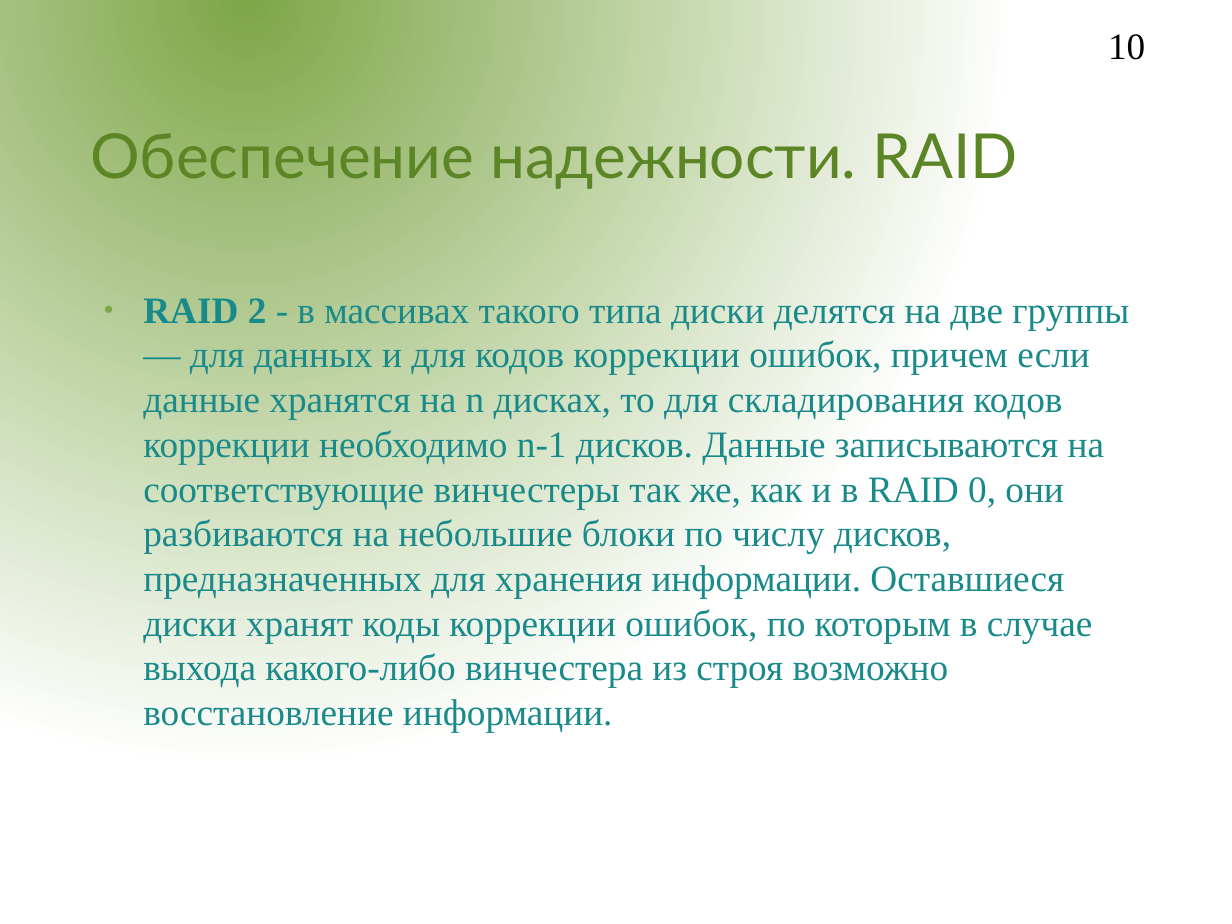
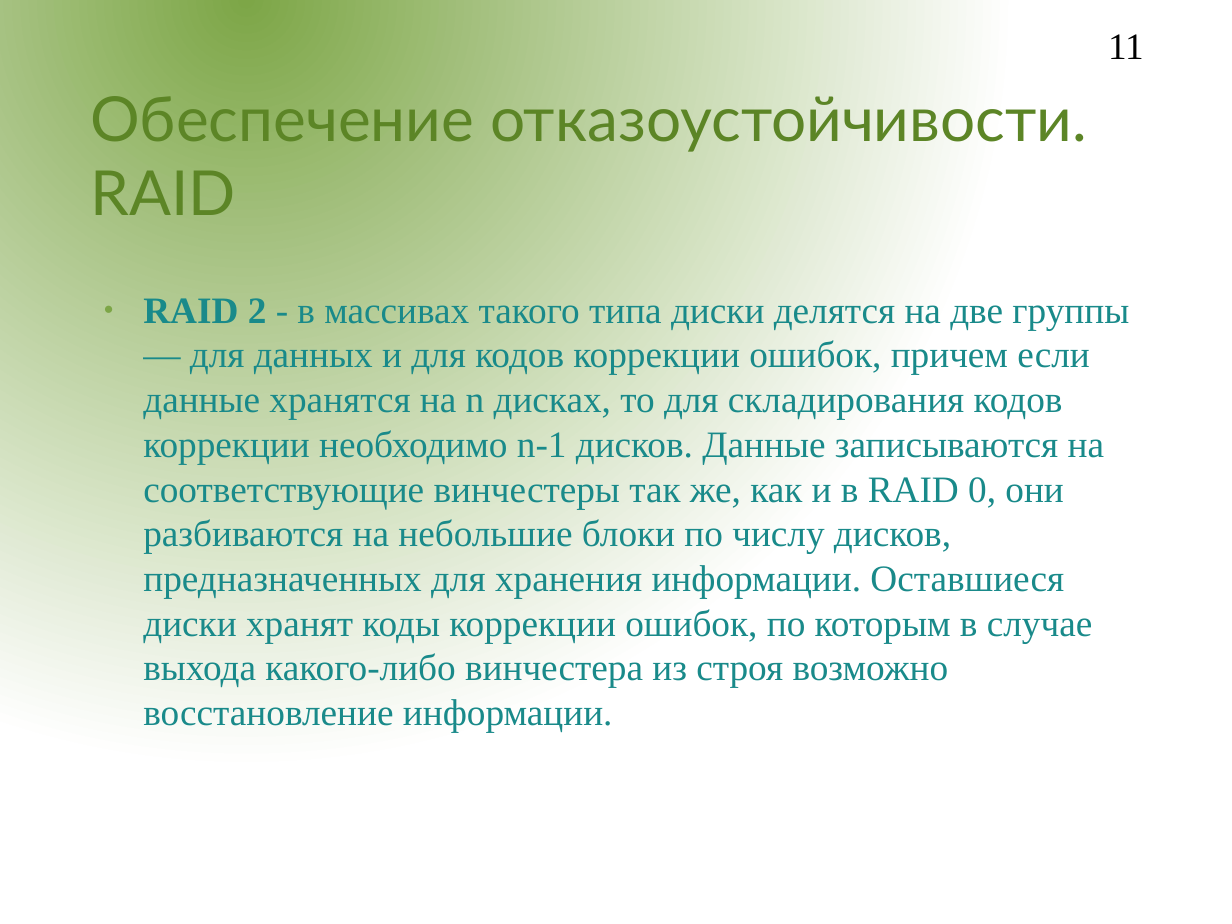
Before and after one commit to aeremenok/a-team-777, a slide deck: slide 11 of 9/st/presentations/file_sybsystem/fs.odp (slide 10 before the commit). Drawn at 1232x924 pixels with LibreOffice and Linux fonts; fonts in the diff are those of the drawing; background and template pictures are left out. Boxes give left, top, right and bottom in pixels: in the first picture for what was removed or moved away, otherwise in the second. Text is boxed around its words. In the diff, an @@ line names an element or a change of style, - is before the commit and + after.

```diff
--- a/9/st/presentations/file_sybsystem/fs.odp
+++ b/9/st/presentations/file_sybsystem/fs.odp
@@ page number at box(1108, 34, 1144, 59): text changed @@
-10
+11
@@ title at box(91, 87, 1087, 215): text changed @@
-Обеспечение надежности. RAID
+Обеспечение отказоустойчивости. RAID
```
Also in this commit, not shown: 6 other slides changed, 1 slide added.
